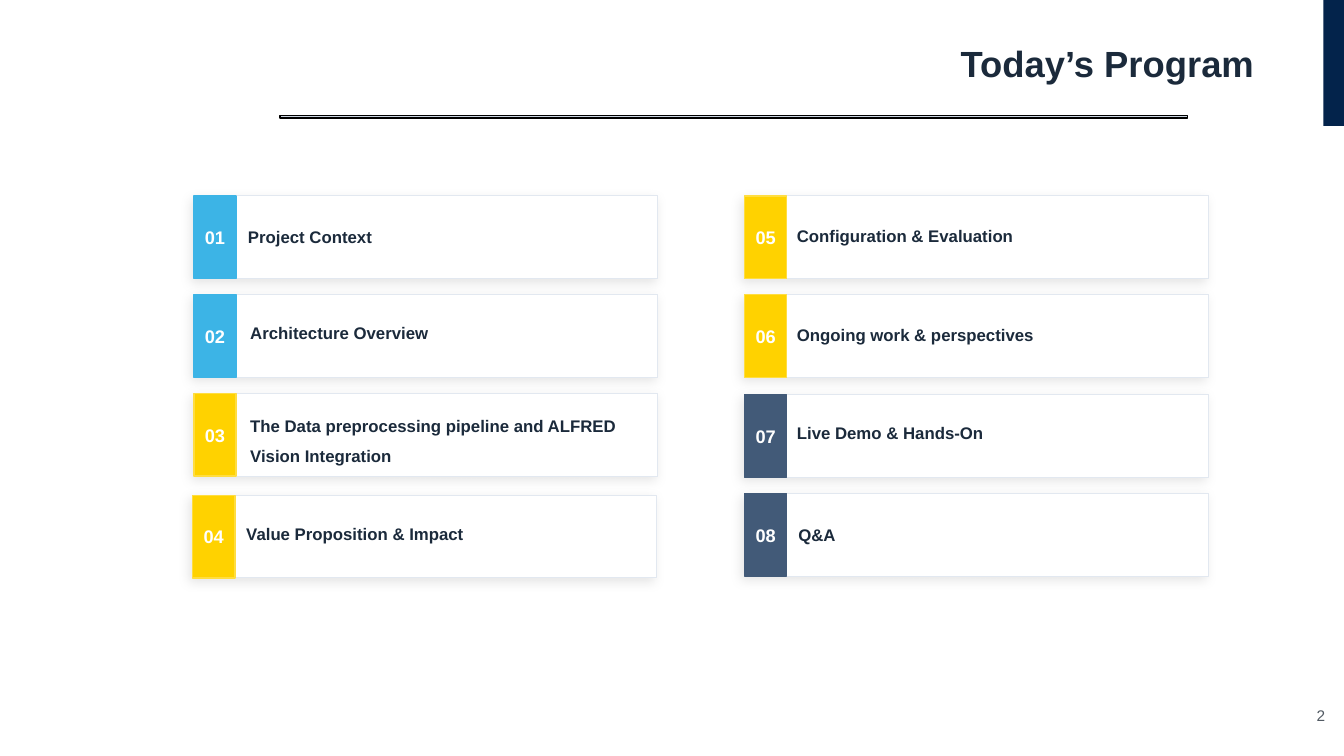
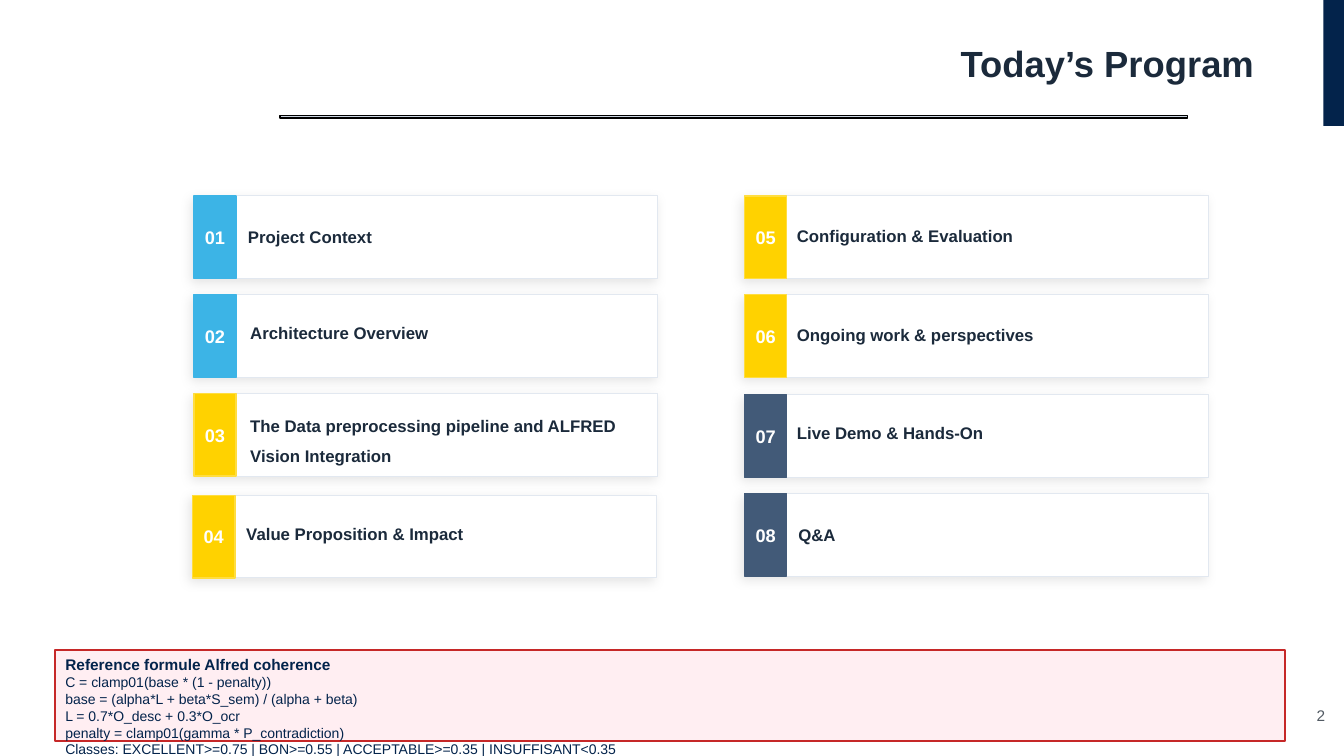
Before and after one commit to ALABSTM/stm32cube-gh-kb-pipeline, a slide deck: slide 2 of docs/STM32Cube_worshopF1.pptx. Drawn at 1344x756 pixels with LibreOffice and Linux fonts; fonts in the diff are those of the drawing; background and template pictures are left out. Boxes give left, top, right and bottom in pixels: in the first picture for what was removed or moved away, otherwise in the second. Text is boxed around its words. In the diff, an @@ line names an element or a change of style, - is before the commit and + after.

```diff
--- a/docs/STM32Cube_worshopF1.pptx
+++ b/docs/STM32Cube_worshopF1.pptx
@@ rectangle added at (x1=55, y1=650, x2=1286, y2=741), fill #FFEEF2, outline #C62828 1.5 pt, 10 pt, text #03234B @@
+Reference formule Alfred coherence
+C = clamp01(base * (1 - penalty))
+base = (alpha*L + beta*S_sem) / (alpha + beta)
+L = 0.7*O_desc + 0.3*O_ocr
+penalty = clamp01(gamma * P_contradiction)
+Classes: EXCELLENT>=0.75 | BON>=0.55 | ACCEPTABLE>=0.35 | INSUFFISANT<0.35
```
Also in this commit, not shown: 2 other slides changed, 3 slides removed, 3 other files.
